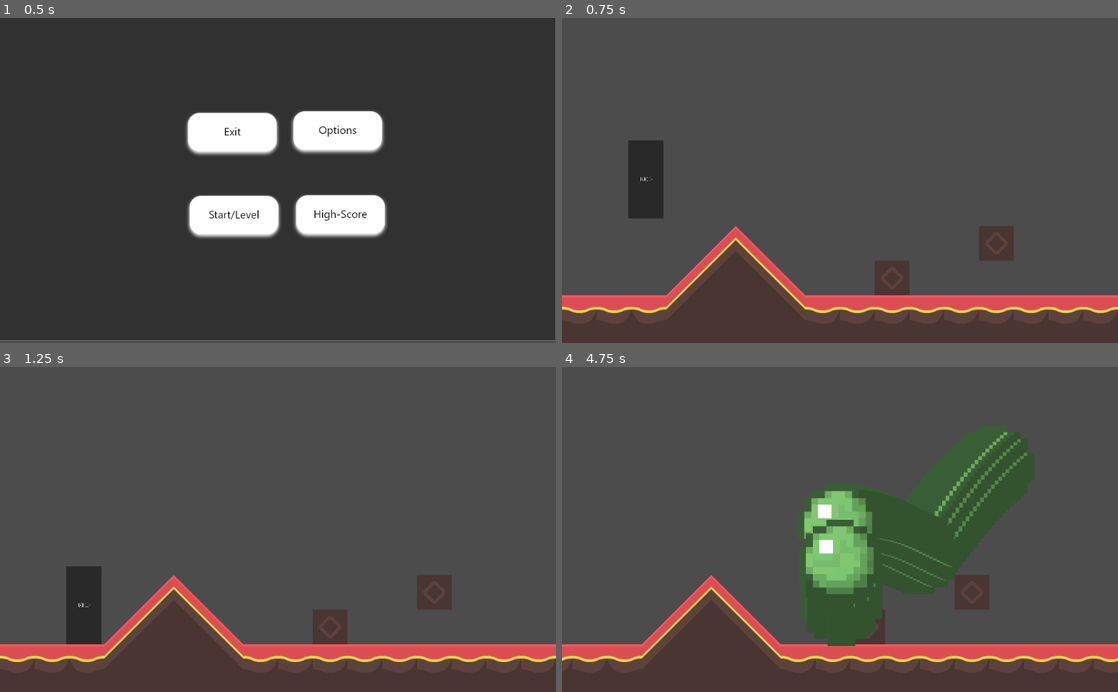
Above: before the commit, frames 1-4 (two rows, left to right).
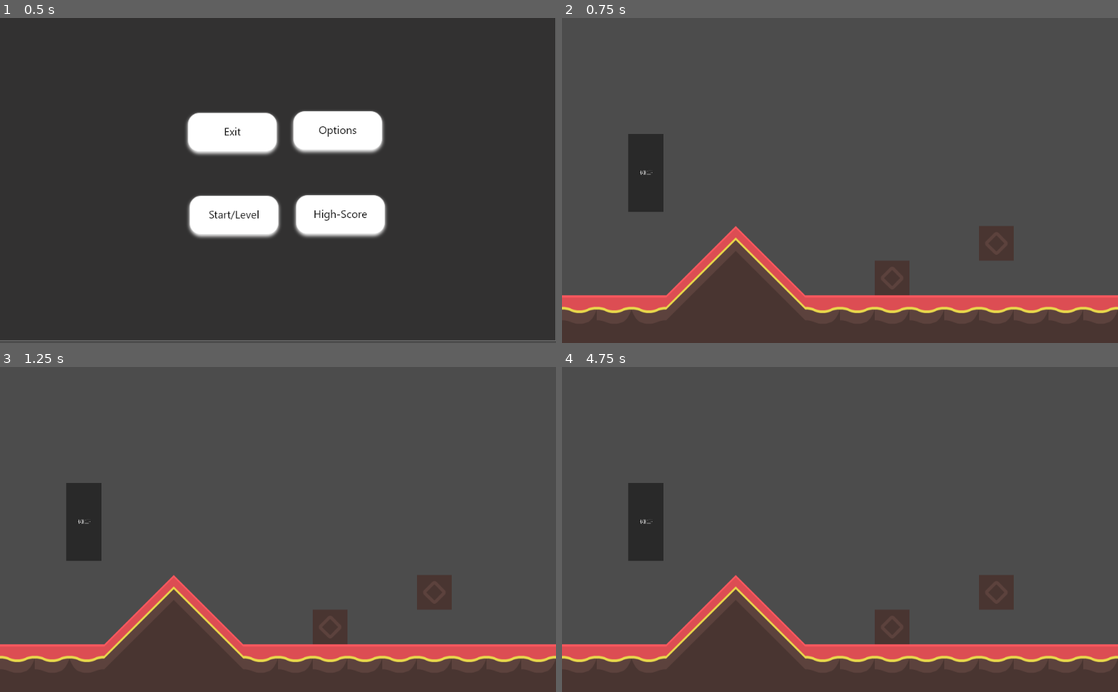
Above: after the commit, the same moments.

Repository: INF19IT2/2d-Jump-n-Run-SE
Game: Godot game, scene res://Scenes/MainScene/MainScene.tscn
The game is run twice, just before and just after one commit, with the same random seed, the same clock (stepped at 60 frames per second) and the same inputs.
Inputs (mouse positions are in pixels of both pictures, inside the frame that each line leads up to):
- Up to frame 1 (0.5 s): no input
- Up to frame 2 (0.75 s): click (795, 216) at 0.5 s
- Up to frame 3 (1.25 s): no input
- Up to frame 4 (4.75 s): tap Enter (shoot) at 1.25, 2.1, 3.6 s; hold Enter (shoot) 1.28-2.03 s; hold D (move_right) 1.28-2.78 s; tap W (move_up) at 1.52, 2.27, 3.77, 4.52 s; hold A (move_left) 2.78-3.53 s; hold Enter (shoot) 2.78-3.53 s; hold D (move_right) from 3.53 s (still down); hold Enter (shoot) from 4.28 s (still down)

Frame 1 is identical in both runs. In frame 2, 0.3% of the frame differs, in the area x 11-19%, y 35-62%; in frame 3, 3.0%; in frame 4, 18%, in the area x 0-100%, y 19-91%.
Error after the commit: Parse Error: Can't preload resource at path: res://Scenes/Objects/Projectile.tscn (res://Scripts/Player_Modell/Player_Script.gd:9)

Commit message:
change projectile size, firerate limit

Diff:
--- a/2d-Jump-n-Run-SE/Scenes/Objects/Projectile.gd
+++ /dev/null
@@ -1,19 +0,0 @@
-extends Sprite
-
-const VELOCITY = Vector2(200, 0)
-
-const maxLifeTime = 2
-var lifeTime = 0
-
-
-func _process(delta):
-	move(delta)
-	removeAfterTimeLimit()
-
-func move(delta):
-	global_position += VELOCITY * delta
-	lifeTime += delta
-
-func removeAfterTimeLimit():
-	if lifeTime > maxLifeTime :
-		queue_free()
--- a/2d-Jump-n-Run-SE/Scenes/Objects/Projectile.tscn
+++ b/2d-Jump-n-Run-SE/Scenes/Objects/Projectile.tscn
@@ -1,8 +1,9 @@
 [gd_scene load_steps=3 format=2]
 
 [ext_resource path="res://imagesFiles/Bullets/Schleimball.png" type="Texture" id=1]
-[ext_resource path="res://Scenes/Objects/Projectile.gd" type="Script" id=2]
+[ext_resource path="res://Scripts/Objects/Projectile.gd" type="Script" id=2]
 
 [node name="Sprite" type="Sprite"]
+scale = Vector2( 0.25, 0.25 )
 texture = ExtResource( 1 )
 script = ExtResource( 2 )
--- a/2d-Jump-n-Run-SE/Scripts/Player_Modell/Player_Script.gd
+++ b/2d-Jump-n-Run-SE/Scripts/Player_Modell/Player_Script.gd
@@ -7,6 +7,10 @@
 
 #preload projectile object
 const PROJECTILE = preload("res://Scenes/Objects/Projectile.tscn")
+
+#time between shots
+const FIRERATE = 0.25
+var reloading = 0.0
 
 var velocity = Vector2()
 
@@ -20,11 +24,14 @@
 	if Input.is_action_pressed("move_left"):
 		velocity.x -= speed
 
+	reloading -= delta
 	#create bullet on player position
-	if Input.is_action_pressed("shoot"):
-		var projectile = PROJECTILE.instance()
-		projectile.global_position = global_position
-		get_parent().add_child(projectile)
+	if Input.is_action_just_pressed("shoot"):
+		if reloading <= 0.0:
+			var projectile = PROJECTILE.instance()
+			projectile.global_position = global_position
+			get_parent().add_child(projectile)
+			reloading = FIRERATE
 
 	#gravity
 	velocity.y += gravity * delta
